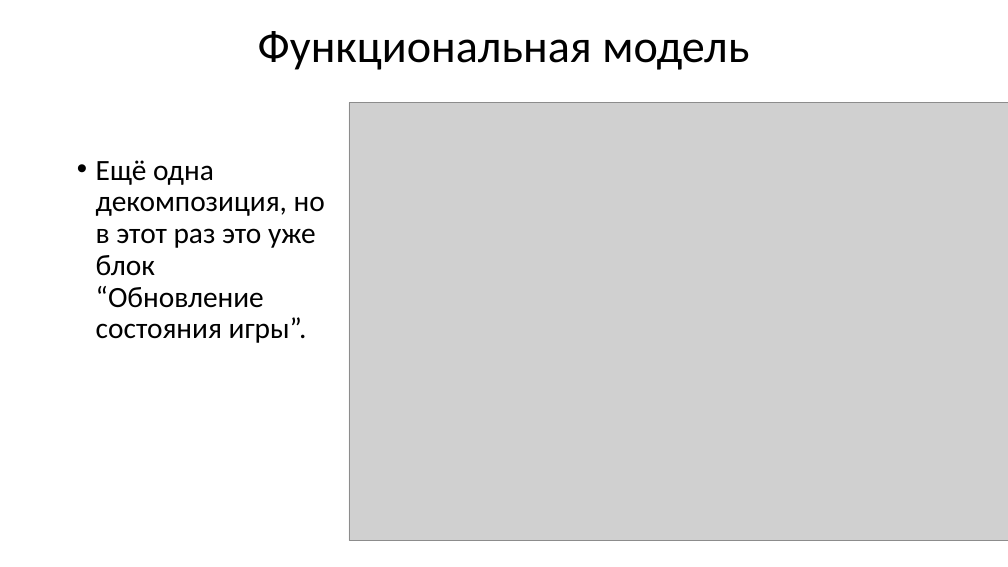
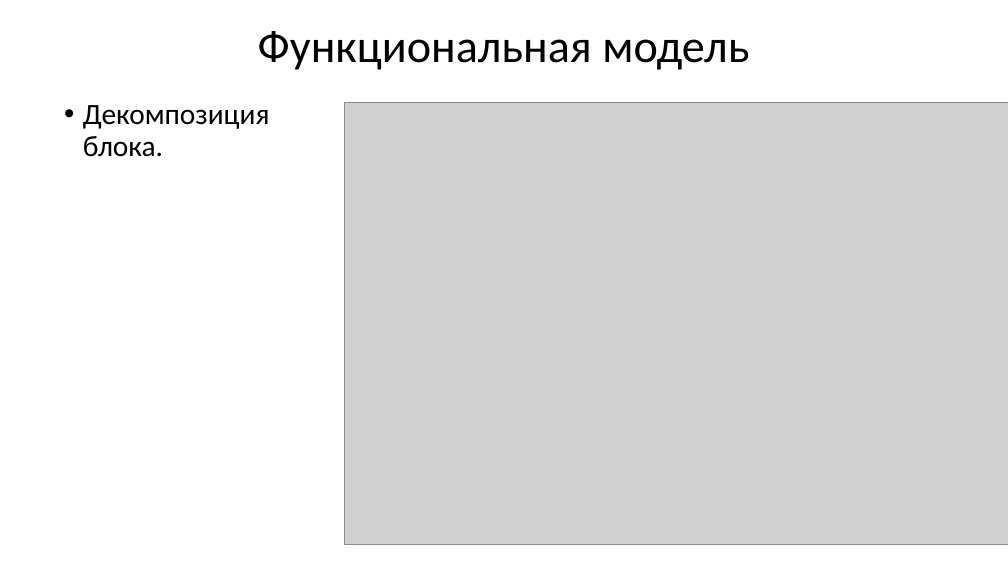
Before and after one commit to Essisten/UnderTheGround, a slide deck: slide 11 of Презентация игры Under The Ground.pptx (slide 13 before the commit). Drawn at 1008x567 pixels with LibreOffice and Linux fonts; fonts in the diff are those of the drawing; grey boxes stand for pictures. Boxes give left, top, right and bottom in pixels: in the first picture for what was removed or moved away, otherwise in the second. Text is boxed around its words. In the diff, an @@ line names an element or a change of style, - is before the commit and + after.

```diff
--- a/Презентация игры Under The Ground.pptx
+++ b/Презентация игры Under The Ground.pptx
@@ text at (83,105,270,157): text changed @@
-• Ещё одна декомпозиция, но в этот раз это уже блок “Обновление состояния игры”.
+• Декомпозиция блока.
@@ picture: place and size @@
-picture at (349,103,1008,541)
+picture at (345,103,1008,545)
```
Also in this commit, not shown: 1 other slide changed, 2 slides removed, 1 other file.
